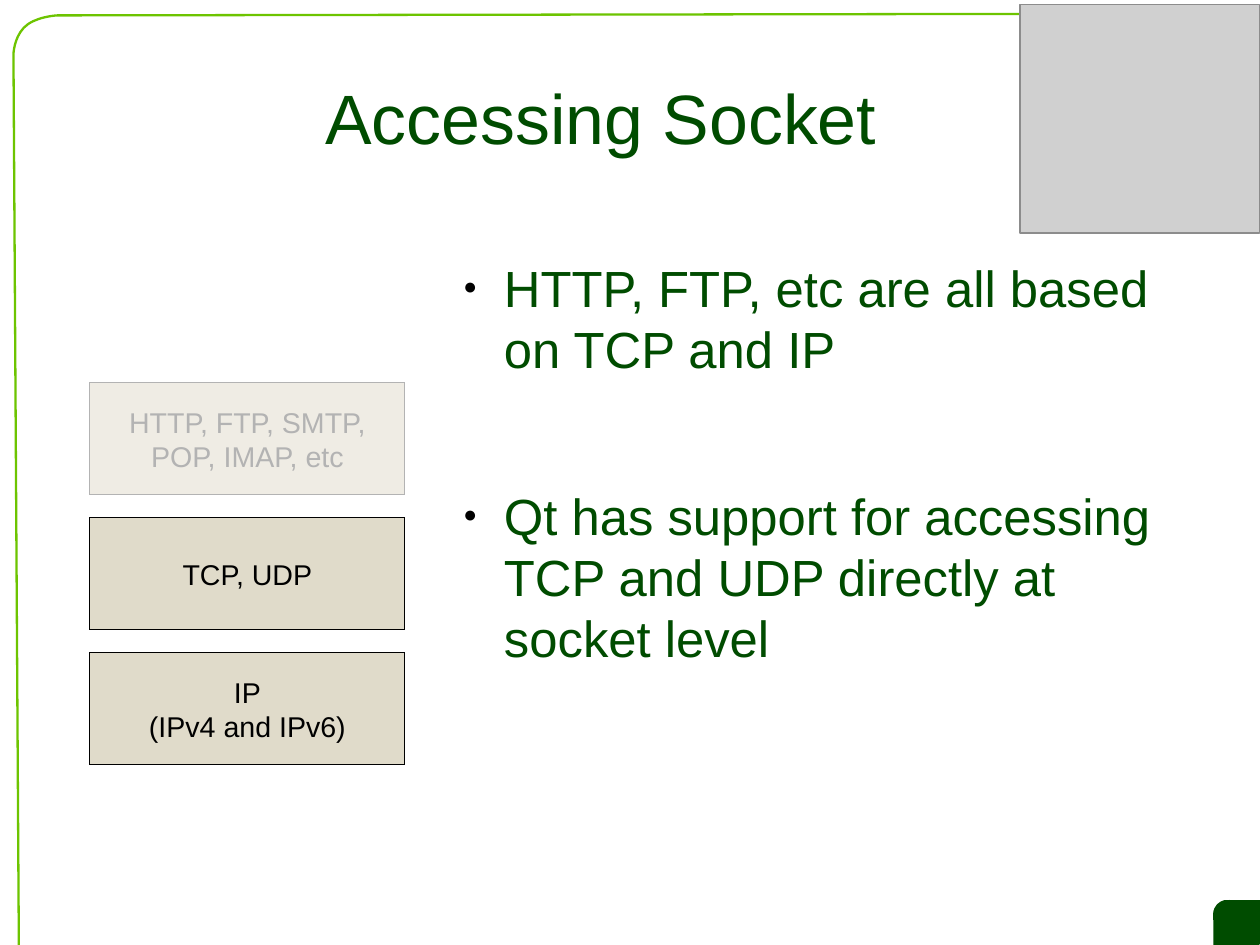
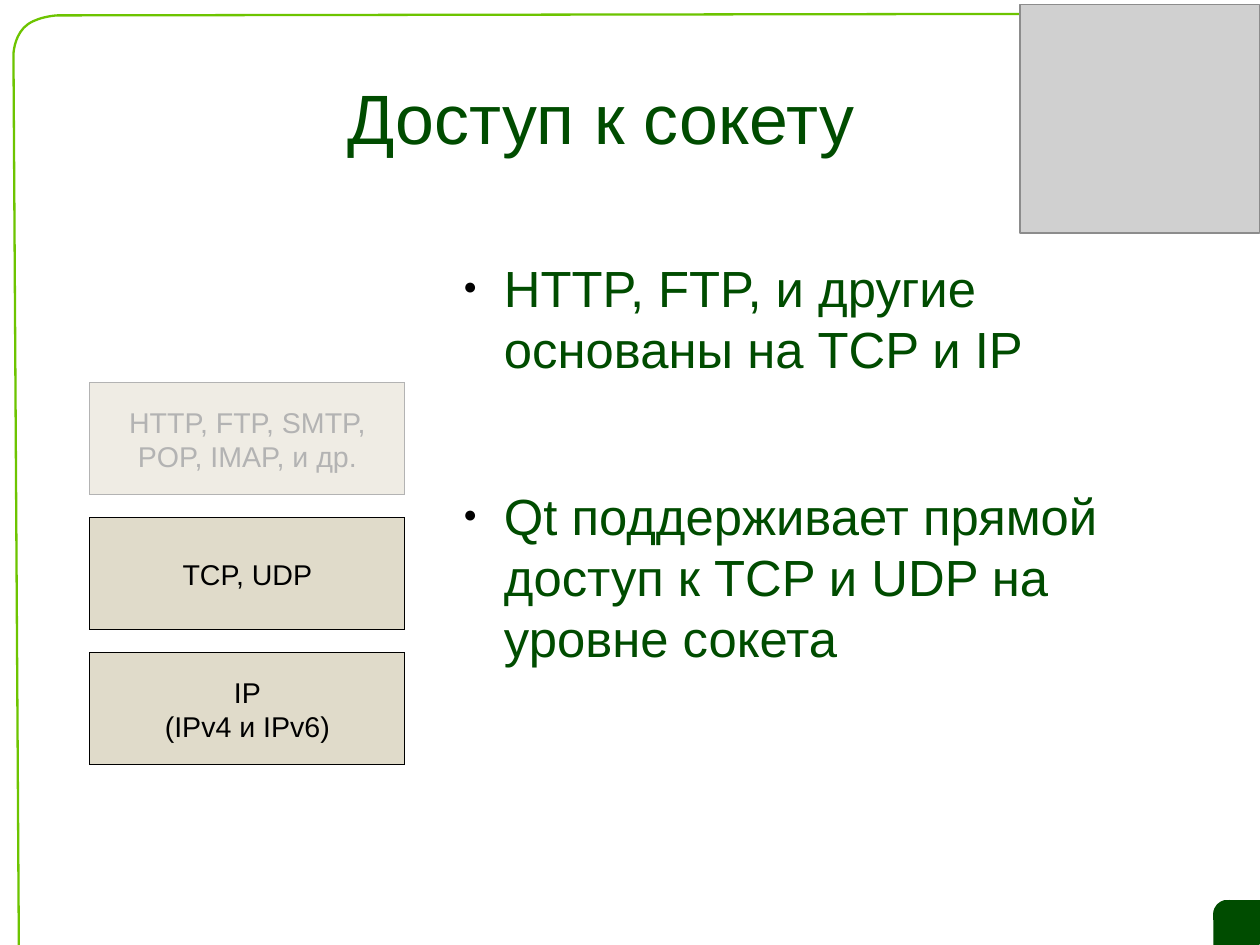
Before and after one commit to saa/qecm, a slide deck: slide 39 of L10/L10 Slides.odp. Drawn at 1260x945 pixels with LibreOffice and Linux fonts; fonts in the diff are those of the drawing; grey boxes stand for pictures; background and template pictures are left out. Boxes give left, top, right and bottom in pixels: in the first picture for what was removed or moved away, otherwise in the second. Text is boxed around its words. In the diff, an @@ line names an element or a change of style, - is before the commit and + after.

```diff
--- a/L10/L10 Slides.odp
+++ b/L10/L10 Slides.odp
@@ title at <box>348,96,854,157</box>: text changed @@
-Accessing Socket
+Доступ к сокету
@@ text at <box>504,272,1097,667</box>: text changed @@
-● HTTP, FTP, etc are all based on TCP and IP
-● Qt has support for accessing TCP and UDP directly at socket level
+● HTTP, FTP, и другие основаны на TCP и IP
+● Qt поддерживает прямой доступ к TCP и UDP на уровне сокета
@@ text in rectangle at <box>138,447,356,472</box>: text changed @@
-POP, IMAP, etc
+POP, IMAP, и др.
@@ text in rectangle at <box>165,716,330,742</box>: text changed @@
-(IPv4 and IPv6)
+(IPv4 и IPv6)
```
Also in this commit, not shown: 32 other slides changed, 16 slides added, 16 slides removed.
